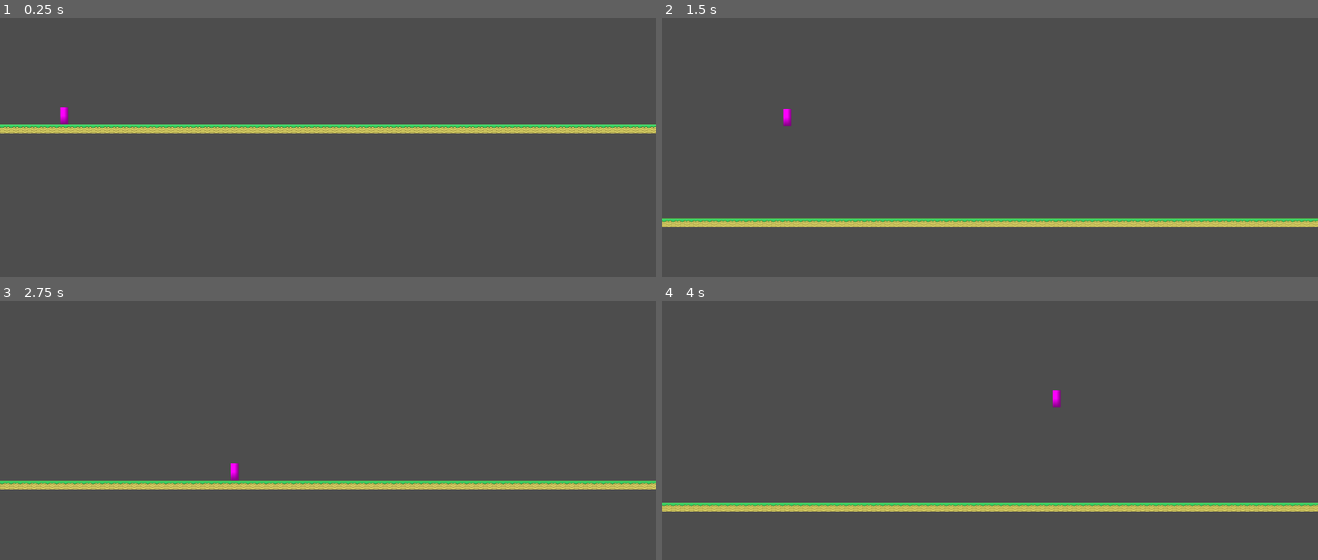
Above: before the commit, frames 1-4 (two rows, left to right).
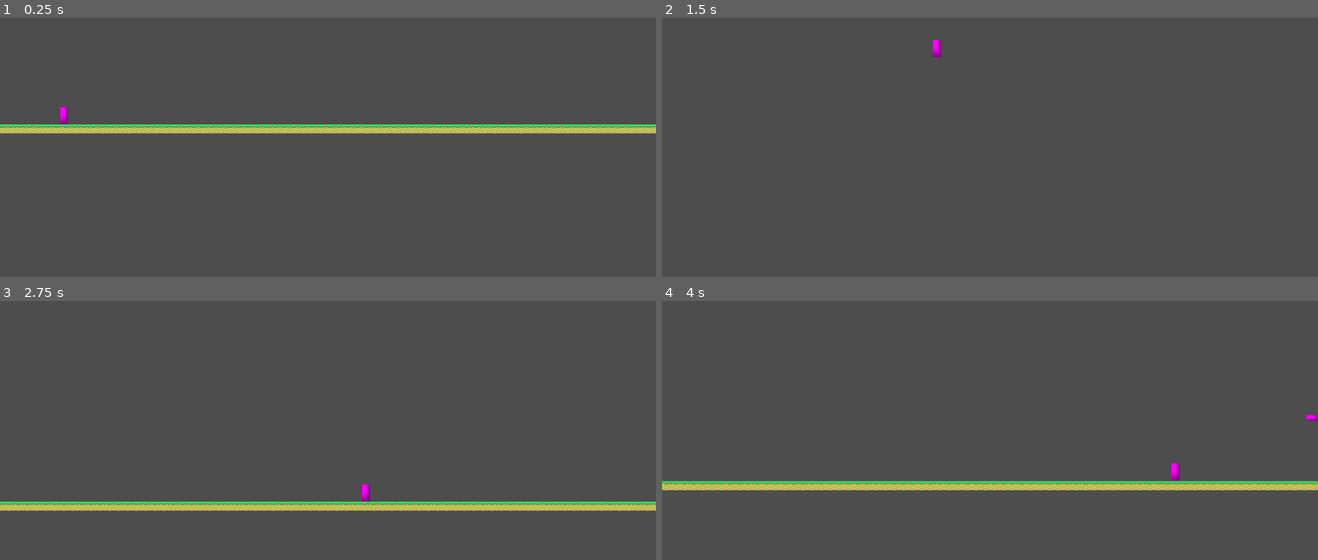
Above: after the commit, the same moments.

Repository: zhao1306/Antigame-Platformer
Game: Godot game, scene res://node_2d.tscn
Same seed, same stepped clock (60 frames per second), same inputs: the game is played once before the commit and once after it.
Inputs:
- Up to frame 1 (0.25 s): no input
- Up to frame 2 (1.5 s): tap Enter (ui_accept) at 0.5, 0.77 s; hold Right (ui_right) from 0.53 s (still down); tap J at 0.6 s; tap K at 1.35 s
- Up to frame 3 (2.75 s): tap Enter (ui_accept) at 1.52 s; release Right (ui_right) at 2.03 s; hold Left (ui_left) from 2.03 s (still down); tap J at 2.1 s
- Up to frame 4 (4 s): release Left (ui_left) at 2.78 s; hold Right (ui_right) from 2.78 s (still down); tap K at 2.85 s; tap Enter (ui_accept) at 3.02, 3.77 s; tap J at 3.6 s

The runs differ from the first frame. In frame 2, 3.7% of the frame differs, in the area x 0-100%, y 8-81%; in frame 3, 7.1%; in frame 4, 7.5%, in the area x 0-100%, y 34-82%.

Commit message:
finally fixed movement

Diff:
--- a/node_2d.tscn
+++ b/node_2d.tscn
@@ -311,6 +311,13 @@
 
 [node name="Player" type="CharacterBody2D" parent="." groups=["player"]]
 script = ExtResource("1_wtcfe")
+max_speed = null
+x_acceleration = null
+x_friction = null
+jump_height = null
+gravity = null
+terminal_velocity = null
+gravity_fall_multiplier = null
 
 [node name="Sprite2D" type="Sprite2D" parent="Player"]
 position = Vector2(-5.9604616e-08, -1.4305115e-06)
--- a/player.gd
+++ b/player.gd
@@ -3,38 +3,36 @@
 # === EXPORT VARIABLES ===
 @export_category("Movement")
 @export_range(50, 500) var max_speed: float = 200.0
-@export_range(100, 5000) var x_acceleration: float = 1500.0  # Horizontal acceleration (pixels/sec²)
-@export_range(100, 5000) var x_friction: float = 1200.0  # Ground friction
+@export_range(100, 5000) var x_acceleration: float = 1500.0  # Base horizontal acceleration (px/s²)
+@export_range(100, 5000) var x_friction: float = 4000.0      # Base friction (px/s²)
 
 @export_category("Jumping and Gravity")
-@export_range(100, 1000) var jump_height: float = 200.0  # Target jump height (pixels)
-@export_range(100, 3000) var gravity: float = 800.0  # Downward gravity force (pixels/sec²)
+@export_range(100, 5000) var jump_height: float = 500.0        # Desired jump apex height (px)
+@export_range(100, 3000) var y_acceleration: float = 800.0    # Base vertical acceleration (px/s²)
 @export_range(100, 2000) var terminal_velocity: float = 600.0
-@export_range(0.5, 3) var gravity_fall_multiplier: float = 1.5  # Gravity stronger when falling
 
 # === INTERNAL VARIABLES ===
 var time_manager: Node
-var jump_velocity: float  # Calculated from jump_height
 
 func _ready():
 	time_manager = get_node("/root/TimeStateManager")
 
-	# Calculate jump velocity from desired height using physics:
-	# At peak: v = 0, height h = v₀²/(2g)
-	# Therefore: v₀ = sqrt(2×g×h)
-	jump_velocity = sqrt(2.0 * gravity * jump_height)
-
-	print("Player ready! Jump velocity: ", jump_velocity, " for height: ", jump_height)
+	print("Player ready! jump_height=", jump_height, " y_accel=", y_acceleration)
 
 func _physics_process(delta):
 	# Get time scale
 	var time_scale = time_manager.get_time_scale() if time_manager else 1.0
-	var scaled_delta = delta * time_scale
+	var accel_scale = pow(time_scale, 2)  # Maintain distance when time stretches
+	var slowness_factor = 1.0
+	if time_scale != 0.0:
+		slowness_factor = 1.0 / time_scale
 
 	# Scaled values
 	var scaled_max_speed = max_speed * time_scale
 	var scaled_terminal_velocity = terminal_velocity * time_scale
-	# Jump velocity NOT scaled - this is the key to consistent height
+	var effective_x_accel = x_acceleration * accel_scale
+	var effective_x_friction = x_friction * accel_scale
+	var effective_y_accel = y_acceleration / (slowness_factor * slowness_factor)
 
 	# === INPUT ===
 	var move_input = Input.get_axis("ui_left", "ui_right")
@@ -42,13 +40,18 @@
 
 	# === HORIZONTAL ACCELERATION ===
 	if move_input != 0:
-		# Horizontal acceleration uses BASE delta for consistent feel
-		velocity.x += move_input * x_acceleration * delta
-		velocity.x = clamp(velocity.x, -scaled_max_speed, scaled_max_speed)
+		var same_direction = (move_input > 0 and velocity.x >= 0) or (move_input < 0 and velocity.x <= 0)
+		var can_accelerate = true
+		if same_direction and abs(velocity.x) >= scaled_max_speed:
+			can_accelerate = false
+
+		if can_accelerate:
+			velocity.x += move_input * effective_x_accel * delta
+			if is_on_floor():
+				velocity.x = clamp(velocity.x, -scaled_max_speed, scaled_max_speed)
 	else:
 		if is_on_floor():
-			# Friction uses BASE delta
-			var friction_force = x_friction * delta
+			var friction_force = effective_x_friction * delta
 			if abs(velocity.x) <= friction_force:
 				velocity.x = 0
 			else:
@@ -56,19 +59,16 @@
 
 	# === GRAVITY ===
 	if not is_on_floor():
-		var gravity_force = gravity
-		if velocity.y > 0:  # Falling
-			gravity_force *= gravity_fall_multiplier
-
-		# Gravity uses BASE delta (not scaled) for consistent jump height
-		velocity.y += gravity_force * delta
+		velocity.y += effective_y_accel * delta
 		velocity.y = min(velocity.y, scaled_terminal_velocity)
 
 	# === JUMPING ===
-	# Set velocity directly (UNSCALED for consistent height across time states)
 	if jump_pressed and is_on_floor():
-		velocity.y = -jump_velocity
-		print("Jump! velocity.y = ", velocity.y)
+		# correct jump velocity for time scale by using motion equation
+		# v = sqrt(2 * a * h)
+		var scaled_jump_height = jump_height / slowness_factor
+		velocity.y = -scaled_jump_height
+
 
 	# === MOVE ===
 	move_and_slide()
